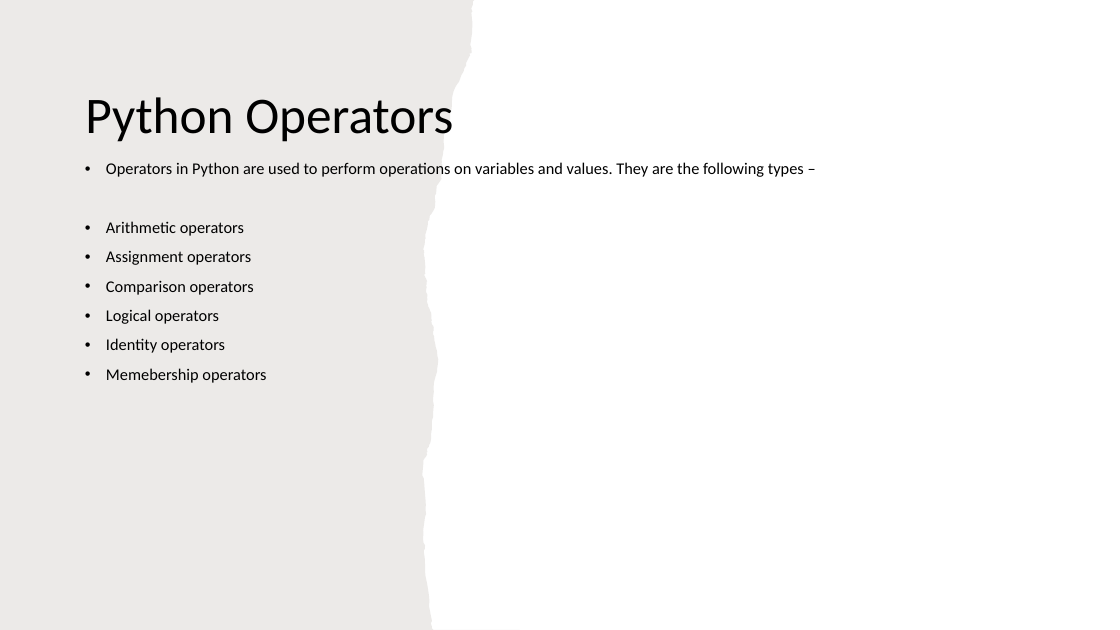
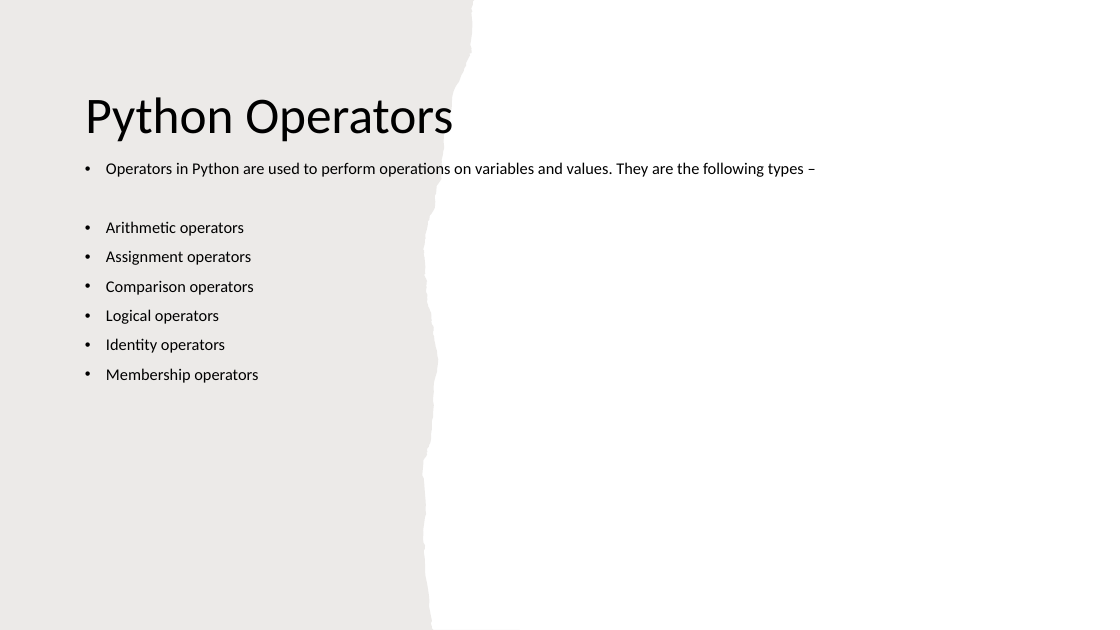
Before and after one commit to imcuteani/Python-Network-Automation, a slide deck: slide 7 of Slides/day-2/Python_Scripting_with_Network-Day2.pptx. Drawn at 1120x630 pixels with LibreOffice and Linux fonts; fonts in the diff are those of the drawing. Boxes give left, top, right and bottom in pixels: in the first picture for what was removed or moved away, otherwise in the second. Text is boxed around its words. In the diff, an @@ line names an element or a change of style, - is before the commit and + after.

```diff
--- a/Slides/day-2/Python_Scripting_with_Network-Day2.pptx
+++ b/Slides/day-2/Python_Scripting_with_Network-Day2.pptx
@@ text at [106, 368, 258, 383]: text changed @@
-• Memebership operators
+• Membership operators
```
Also in this commit, not shown: 2 other files.
